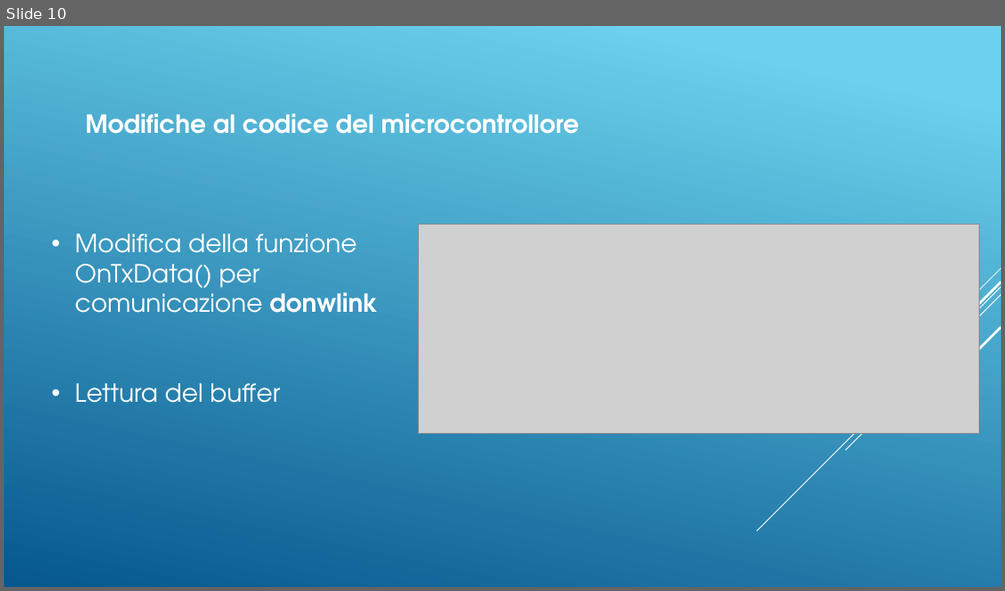
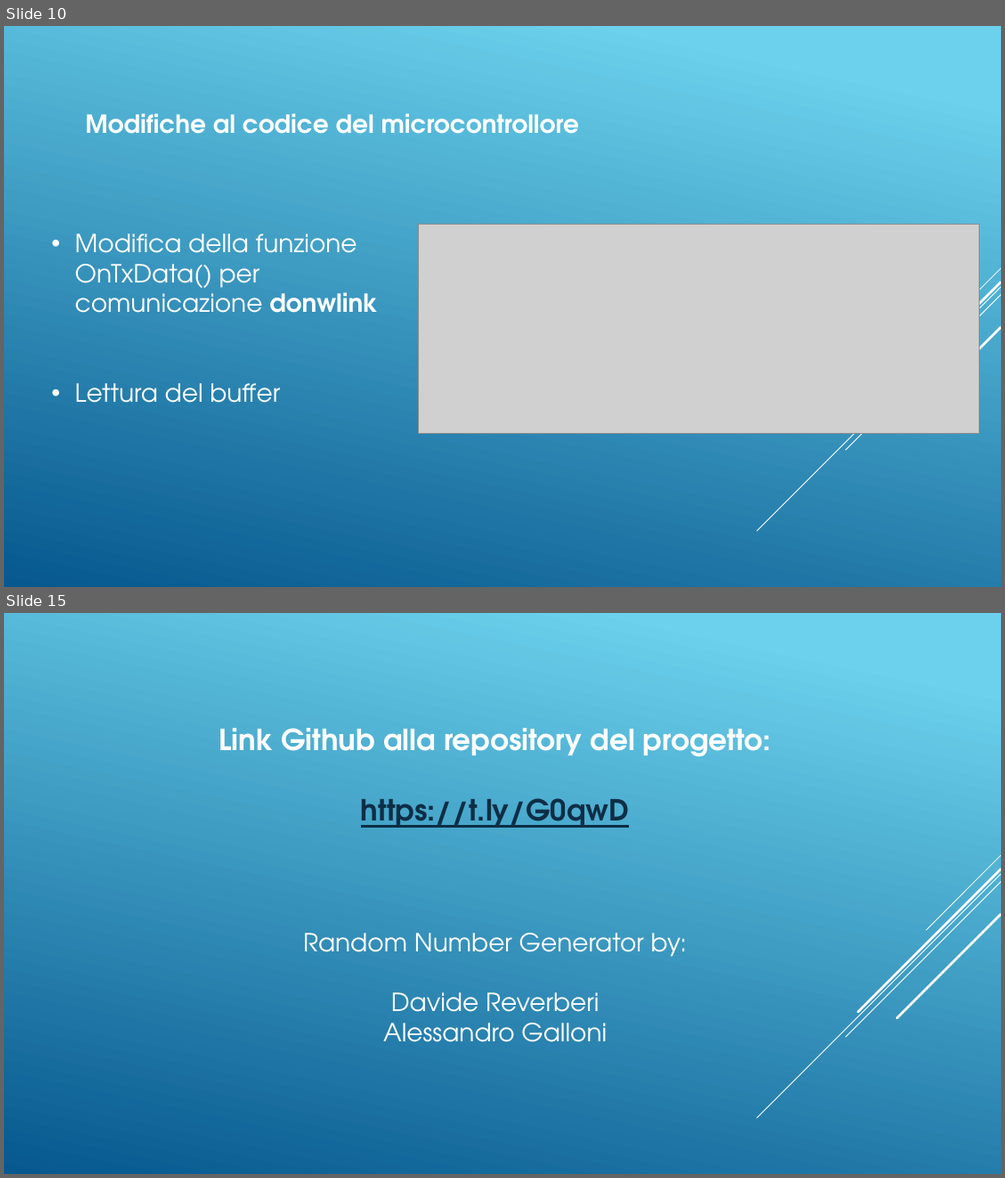
Before and after one commit to DaddaOperator/STM-Micro-Exercises-PLSD-, a slide deck: PresentazioneOfficial.pptx. Shown one above the other, each under a label of ours: slide 10 before the commit, slides 10 and 15 after it; the slides between them are not shown. The pictures are 1005x591 and 1005x1178 pixels, drawn with LibreOffice and Linux fonts; fonts in the diff are those of the drawing; grey boxes stand for pictures. Boxes give left, top, right and bottom in pixels: in the first picture for what was removed or moved away, otherwise in the second. Text is boxed around its words. In the diff, an @@ line names an element or a change of style, - is before the commit and + after.

```diff
--- a/PresentazioneOfficial.pptx
+++ b/PresentazioneOfficial.pptx
@@ slide 15 added at [4,613,1001,1174], background gradient #6ED2EB to #06588E; not listed: 5 template elements that a slide beside it also shows @@
@@ text added at [218,728,771,827], 28 pt, text #FFFFFF, bold @@
+Link Github alla repository del progetto:
+https://t.ly/G0qwD
@@ text added at [303,933,688,1042], 24 pt, text #FFFFFF @@
+Random Number Generator by:
+Davide Reverberi
+Alessandro Galloni
```
Also in this commit, not shown: 1 slide changed, 4 other slides added, 3 slides removed, 3 other files.
